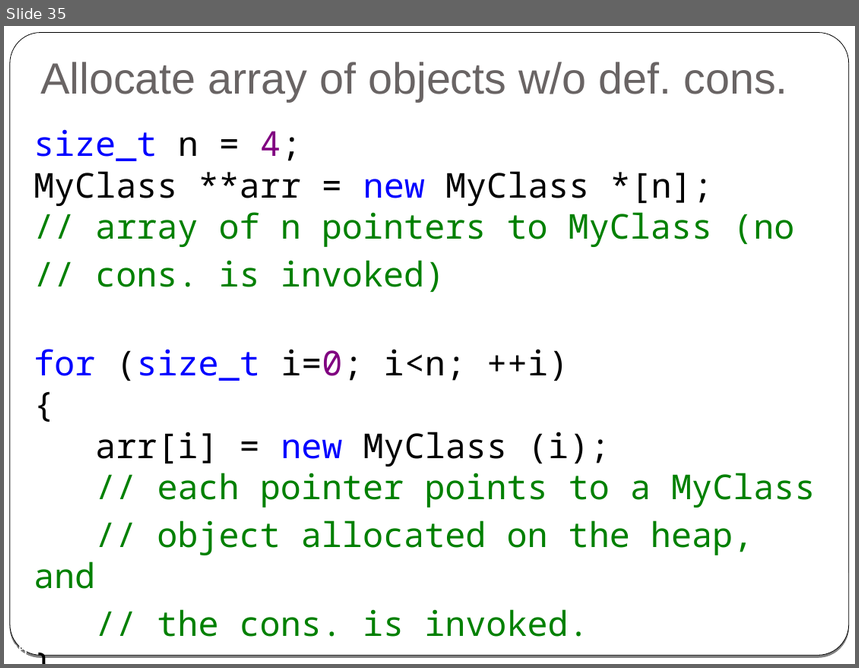
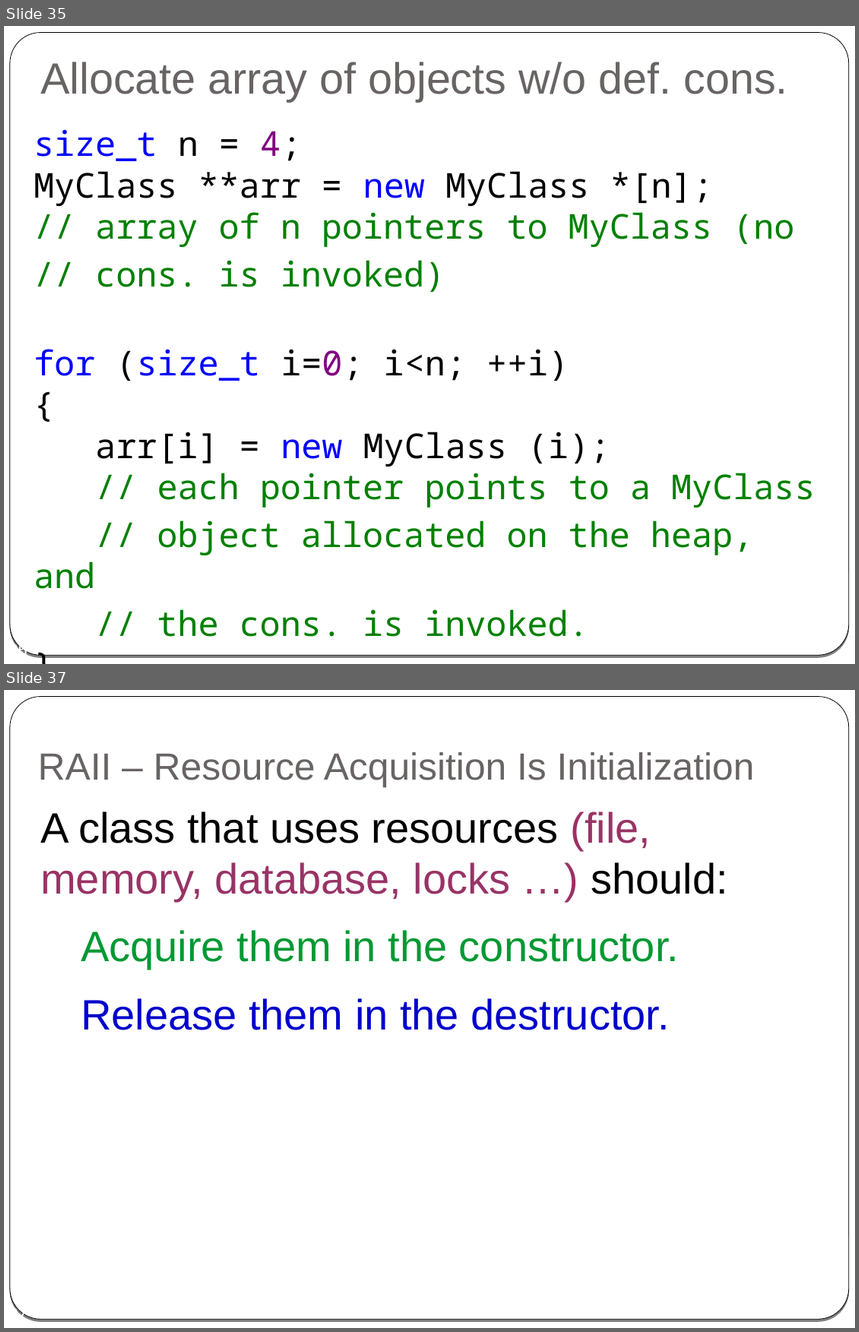
Before and after one commit to cpp-at-ariel/cpp-5778, a slide deck: week02-classes-constructors-destructors/slides-classes.odp. Shown one above the other, each under a label of ours: slide 35 before the commit, slides 35 and 37 after it; the slides between them are not shown. The pictures are 859x668 and 859x1332 pixels, drawn with LibreOffice and Linux fonts; fonts in the diff are those of the drawing. Boxes give left, top, right and bottom in pixels: in the first picture for what was removed or moved away, otherwise in the second. Text is boxed around its words. In the diff, an @@ line names an element or a change of style, - is before the commit and + after.

Commit message:
add RAII

```diff
--- a/week02-classes-constructors-destructors/slides-classes.odp
+++ b/week02-classes-constructors-destructors/slides-classes.odp
@@ slide 37 added at (4, 690, 855, 1328), background gradient #000000 to #FFFFFF; not listed: 2 template elements that a slide beside it also shows @@
@@ title added at (38, 752, 755, 788), 32 pt, text #696464 @@
+RAII – Resource Acquisition Is Initialization
@@ text added at (40, 812, 728, 1030), 36 pt, text #000000 @@
+A class that uses resources (file, memory, database, locks …) should:
+● Acquire them in the constructor.
+● Release them in the destructor.
@@ page number added at (9, 1307, 27, 1319), 14 pt, text #FFFFFF @@
+37
```
Also in this commit, not shown: 1 slide changed, 1 other file.
